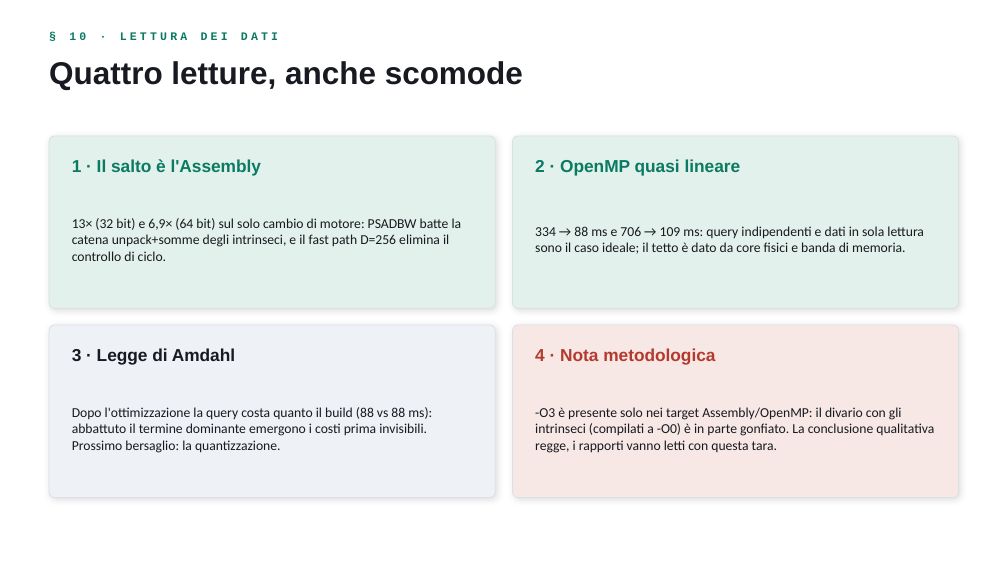
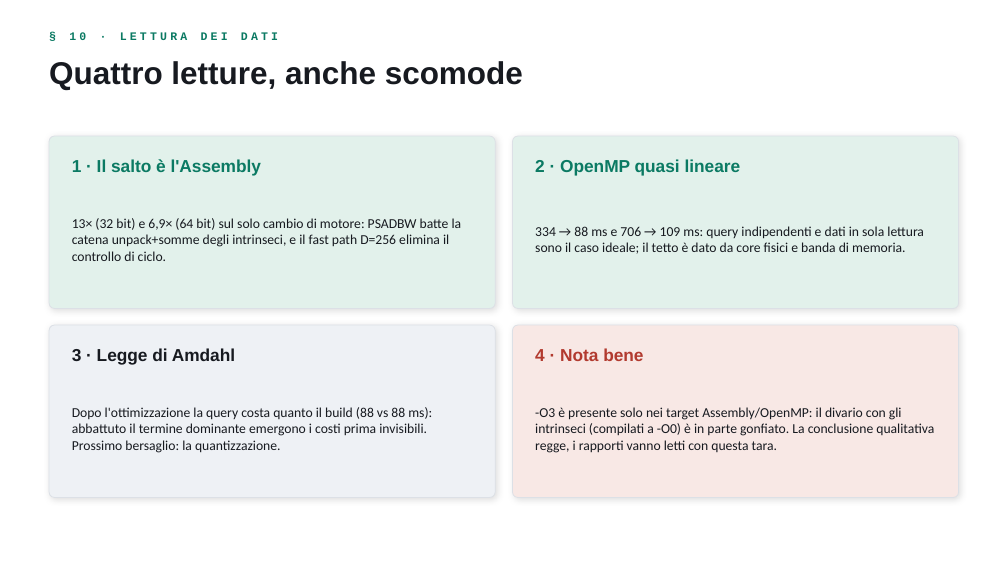
Before and after one commit to Mikidefu/ProgettoKnnArchitetture, a slide deck: slide 11 of doc/Presentazione_Progetto_KNN.pptx. Drawn at 1008x567 pixels with LibreOffice and Linux fonts; fonts in the diff are those of the drawing. Boxes give left, top, right and bottom in pixels: in the first picture for what was removed or moved away, otherwise in the second. Text is boxed around its words. In the diff, an @@ line names an element or a change of style, - is before the commit and + after.

```diff
--- a/doc/Presentazione_Progetto_KNN.pptx
+++ b/doc/Presentazione_Progetto_KNN.pptx
@@ text at (x1=535, y1=348, x2=643, y2=361): text changed @@
-4 · Nota metodologica
+4 · Nota bene
```
Also in this commit, not shown: 7 other slides changed, 1 other file.
